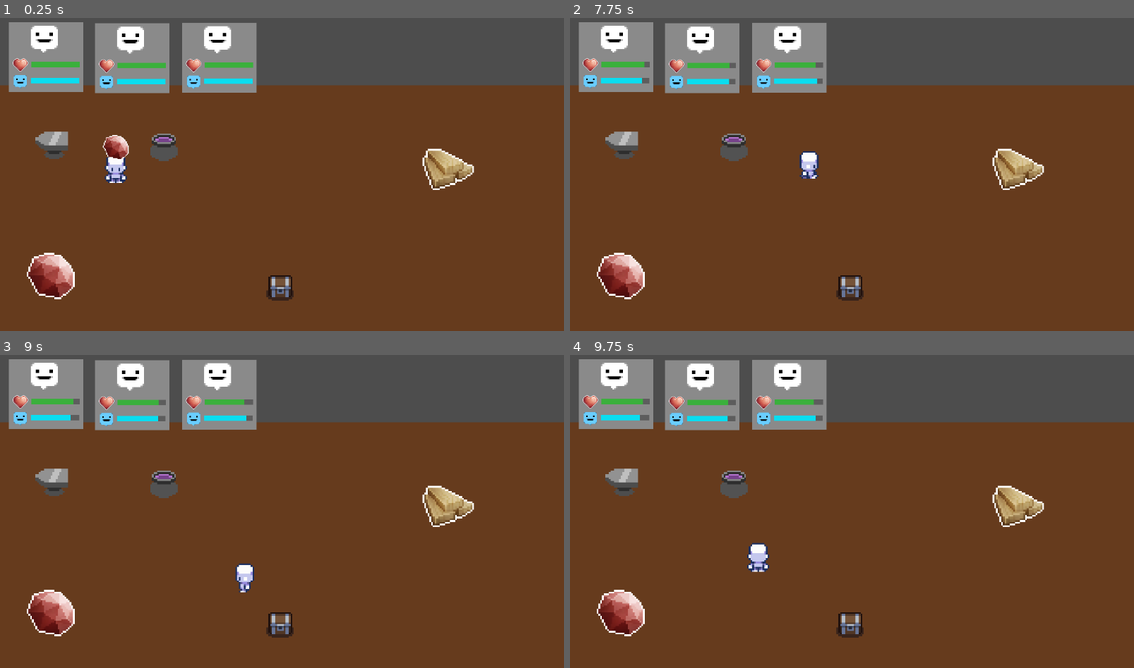
Above: before the commit, frames 1-4 (two rows, left to right).
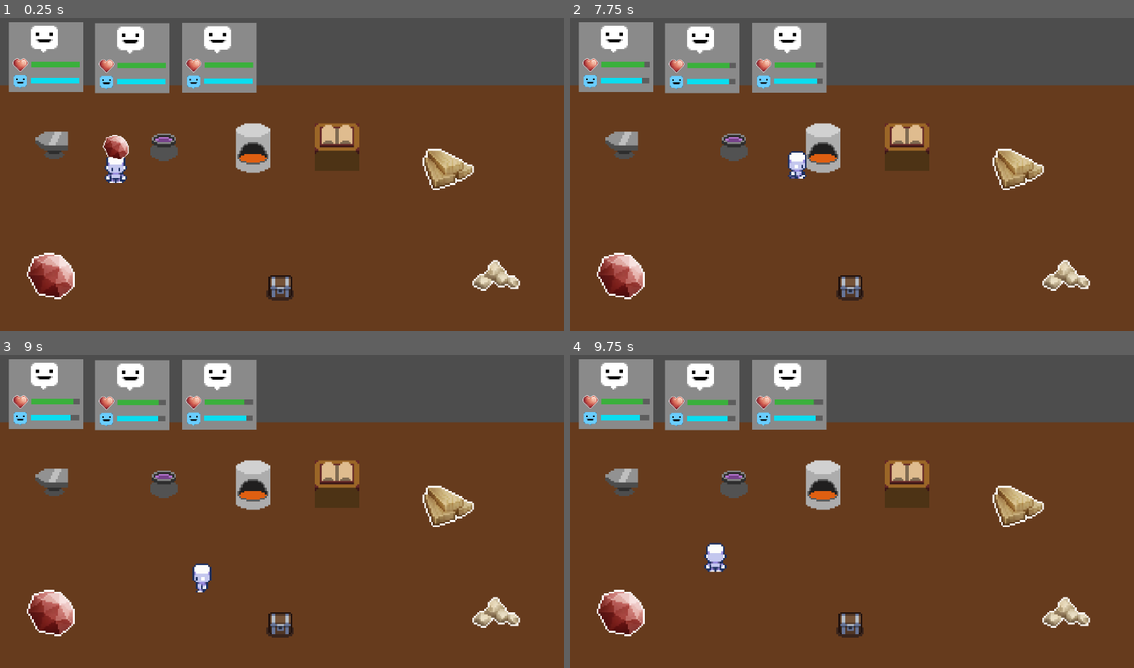
Above: after the commit, the same moments.

Repository: jpsalim21/LootPacker
Game: Godot game, scene res://Cenas/Workshop.tscn
The game is run twice, just before and just after one commit, with the same random seed, the same clock (stepped at 60 frames per second) and the same inputs.
Inputs:
- Up to frame 1 (0.25 s): no input
- Up to frame 2 (7.75 s): hold D (direita) 0.53-1.28 s; tap one key every 0.75 s from 0.6 s: E (interact) Space (minigame) Shift (run) E (interact) Space (minigame) Shift (run) E (interact) Space (minigame) Shift (run) E (interact); hold S (baixo) 1.28-2.03 s; hold D (direita) 2.03-2.78 s; hold W (cima) 2.78-3.53 s; hold A (esquerda) 3.53-5.03 s; hold S (baixo) 5.03-5.78 s; hold D (direita) 5.78-6.53 s; hold W (cima) 6.53-7.28 s; hold D (direita) from 7.28 s (still down)
- Up to frame 3 (9 s): release D (direita) at 8.03 s; hold S (baixo) 8.03-8.78 s; tap Space (minigame) at 8.1 s; hold A (esquerda) from 8.78 s (still down); tap Shift (run) at 8.85 s
- Up to frame 4 (9.75 s): release A (esquerda) at 9.53 s; hold W (cima) from 9.53 s (still down); tap E (interact) at 9.6 s

The runs differ from the first frame. In frame 1, 2.5% of the frame differs, in the area x 41-93%, y 33-88%; in frame 2, 2.8%; in frame 3, 3.0%; in frame 4, 3.1%, in the area x 23-93%, y 33-88%.

Commit message:
Cria fornalha, mesa encantada, itens e a classe aventureiro

Diff:
--- a/Cenas/Workshop.tscn
+++ b/Cenas/Workshop.tscn
@@ -13,6 +13,10 @@
 [ext_resource type="PackedScene" uid="uid://dmwu66isp4wy8" path="res://Prefabs/UI.tscn" id="12_0qqpj"]
 [ext_resource type="Resource" uid="uid://dq12gn426y8am" path="res://Items/madeira.tres" id="12_rkcy8"]
 [ext_resource type="Texture2D" uid="uid://c1tlgt05g43wh" path="res://Sprites/PlaceHolder/Quadrado.png" id="13_8sgd7"]
+[ext_resource type="PackedScene" uid="uid://dsb3v6hphb420" path="res://Prefabs/Fornalha.tscn" id="14_f4wes"]
+[ext_resource type="Resource" uid="uid://m67wulwr0b1g" path="res://Items/minerioFerro.tres" id="15_7elkp"]
+[ext_resource type="Resource" uid="uid://b8nodw5g0xack" path="res://Items/barraFerro.tres" id="16_5qsdj"]
+[ext_resource type="PackedScene" uid="uid://7o4s31xwqeqr" path="res://Prefabs/MesaEncantamento.tscn" id="17_l06ur"]
 
 [sub_resource type="RectangleShape2D" id="RectangleShape2D_hvt4o"]
 size = Vector2(11, 5)
@@ -257,13 +261,13 @@
 
 [node name="Forja" parent="." node_paths=PackedStringArray("player") instance=ExtResource("7_jul0y")]
 player = NodePath("../Player")
-itemReceita = ExtResource("12_rkcy8")
+itemReceita = ExtResource("16_5qsdj")
 
 [node name="Caldeirao" parent="." node_paths=PackedStringArray("player") instance=ExtResource("11_vpkt5")]
 position = Vector2(-69, -16)
 itemResultante = ExtResource("7_14qm4")
 player = NodePath("../Player")
-tempoMax = 12.0
+tempoMax = 15.0
 
 [node name="Ui" parent="." instance=ExtResource("12_0qqpj")]
 follow_viewport_scale = -1.075
@@ -271,6 +275,11 @@
 [node name="Fornecedor" parent="." node_paths=PackedStringArray("player") instance=ExtResource("11_k2e5d")]
 position = Vector2(-135, 60)
 itemEntregar = ExtResource("2_halj0")
+player = NodePath("../Player")
+
+[node name="Fornecedor3" parent="." node_paths=PackedStringArray("player") instance=ExtResource("11_k2e5d")]
+position = Vector2(125, 58)
+itemEntregar = ExtResource("15_7elkp")
 player = NodePath("../Player")
 
 [node name="Fornecedor2" parent="." node_paths=PackedStringArray("player") instance=ExtResource("11_k2e5d")]
@@ -293,5 +302,16 @@
 scale = Vector2(11.2188, 4.53125)
 texture = ExtResource("13_8sgd7")
 
+[node name="Fornalha" parent="." node_paths=PackedStringArray("player") instance=ExtResource("14_f4wes")]
+position = Vector2(-17, -16)
+ingrediente = ExtResource("15_7elkp")
+itemResultante = ExtResource("16_5qsdj")
+player = NodePath("../Player")
+tempoMax = 10.0
+
+[node name="MesaEncantamento" parent="." node_paths=PackedStringArray("player") instance=ExtResource("17_l06ur")]
+position = Vector2(32, -17)
+player = NodePath("../Player")
+
 [connection signal="body_entered" from="Chest/Area2D" to="Chest" method="_on_area_2d_body_entered"]
 [connection signal="body_exited" from="Chest/Area2D" to="Chest" method="_on_area_2d_body_exited"]
--- /dev/null
+++ b/Items/barraFerro.tres
@@ -0,0 +1,10 @@
+[gd_resource type="Resource" script_class="ItemClass" load_steps=3 format=3 uid="uid://b8nodw5g0xack"]
+
+[ext_resource type="Script" path="res://Scripts/Classes/ItemClass.gd" id="1_d8l8e"]
+[ext_resource type="Texture2D" uid="uid://dtlplou0hd7cb" path="res://Sprites/Itens/Silver Ingot.png" id="2_fpxge"]
+
+[resource]
+script = ExtResource("1_d8l8e")
+sprite = ExtResource("2_fpxge")
+itemIndex = 0
+nome = ""
--- /dev/null
+++ b/Items/cajado.tres
@@ -0,0 +1,10 @@
+[gd_resource type="Resource" script_class="ItemClass" load_steps=3 format=3 uid="uid://o6nmv1h1xik1"]
+
+[ext_resource type="Script" path="res://Scripts/Classes/ItemClass.gd" id="1_6epsw"]
+[ext_resource type="Texture2D" uid="uid://by05e3g6hgdmi" path="res://Sprites/Itens/Wooden Staff.png" id="2_xe4sm"]
+
+[resource]
+script = ExtResource("1_6epsw")
+sprite = ExtResource("2_xe4sm")
+itemIndex = 0
+nome = ""
--- /dev/null
+++ b/Items/minerioFerro.tres
@@ -0,0 +1,10 @@
+[gd_resource type="Resource" script_class="ItemClass" load_steps=3 format=3 uid="uid://m67wulwr0b1g"]
+
+[ext_resource type="Script" path="res://Scripts/Classes/ItemClass.gd" id="1_5l1yp"]
+[ext_resource type="Texture2D" uid="uid://bg0bj2enthnp5" path="res://Sprites/Itens/Silver Nugget.png" id="2_vthi0"]
+
+[resource]
+script = ExtResource("1_5l1yp")
+sprite = ExtResource("2_vthi0")
+itemIndex = 0
+nome = ""
--- /dev/null
+++ b/Prefabs/Fornalha.tscn
@@ -0,0 +1,89 @@
+[gd_scene load_steps=11 format=3 uid="uid://dsb3v6hphb420"]
+
+[ext_resource type="Script" path="res://Scripts/Estruturas/Caldeirao.gd" id="1_svnfq"]
+[ext_resource type="Resource" uid="uid://b4jn4fhtr2is5" path="res://Items/ruby.tres" id="2_qxbro"]
+[ext_resource type="Texture2D" uid="uid://jgnbp5ei85x" path="res://Sprites/Estruturas/Cenario5.png" id="3_vqvl6"]
+[ext_resource type="Texture2D" uid="uid://csn85e7wouhg2" path="res://Sprites/UI/Alarme.png" id="4_dlaco"]
+
+[sub_resource type="RectangleShape2D" id="RectangleShape2D_aqkik"]
+size = Vector2(20, 29)
+
+[sub_resource type="RectangleShape2D" id="RectangleShape2D_anosy"]
+size = Vector2(37, 48)
+
+[sub_resource type="StyleBoxFlat" id="StyleBoxFlat_ouvci"]
+bg_color = Color(0.121569, 0.121569, 0.121569, 0.627451)
+
+[sub_resource type="StyleBoxFlat" id="StyleBoxFlat_630r2"]
+bg_color = Color(0.105882, 0.729412, 0.0941176, 1)
+
+[sub_resource type="Animation" id="Animation_nmpca"]
+resource_name = "Aviso"
+length = 0.6
+loop_mode = 1
+tracks/0/type = "value"
+tracks/0/imported = false
+tracks/0/enabled = true
+tracks/0/path = NodePath(".:self_modulate")
+tracks/0/interp = 1
+tracks/0/loop_wrap = true
+tracks/0/keys = {
+"times": PackedFloat32Array(0, 0.137616, 0.591842),
+"transitions": PackedFloat32Array(36.7584, 1, 30.91),
+"update": 0,
+"values": [Color(1, 1, 1, 1), Color(1, 0, 0, 1), Color(1, 1, 1, 1)]
+}
+
+[sub_resource type="AnimationLibrary" id="AnimationLibrary_wfqq5"]
+_data = {
+"Aviso": SubResource("Animation_nmpca")
+}
+
+[node name="Fornalha" type="Node2D"]
+script = ExtResource("1_svnfq")
+ingrediente = ExtResource("2_qxbro")
+tempoMax = 20.0
+
+[node name="StaticBody2D" type="StaticBody2D" parent="."]
+
+[node name="CollisionShape2D" type="CollisionShape2D" parent="StaticBody2D"]
+position = Vector2(0, 1.5)
+shape = SubResource("RectangleShape2D_aqkik")
+
+[node name="Cenario2" type="Sprite2D" parent="."]
+texture = ExtResource("3_vqvl6")
+
+[node name="Area2D" type="Area2D" parent="."]
+
+[node name="CollisionShape2D" type="CollisionShape2D" parent="Area2D"]
+position = Vector2(0, 6)
+shape = SubResource("RectangleShape2D_anosy")
+
+[node name="ProgressBar" type="ProgressBar" parent="."]
+offset_left = -21.0
+offset_top = -17.0
+offset_right = 21.0
+offset_bottom = -12.0
+theme_override_styles/background = SubResource("StyleBoxFlat_ouvci")
+theme_override_styles/fill = SubResource("StyleBoxFlat_630r2")
+value = 4.54
+show_percentage = false
+
+[node name="Alarme" type="Sprite2D" parent="."]
+visible = false
+position = Vector2(-1.13687e-13, -18)
+scale = Vector2(0.4375, 0.4375)
+texture = ExtResource("4_dlaco")
+
+[node name="AnimationPlayer" type="AnimationPlayer" parent="Alarme"]
+libraries = {
+"": SubResource("AnimationLibrary_wfqq5")
+}
+autoplay = "Aviso"
+
+[node name="Timer" type="Timer" parent="."]
+wait_time = 2.0
+
+[connection signal="body_entered" from="Area2D" to="." method="_on_area_2d_body_entered"]
+[connection signal="body_exited" from="Area2D" to="." method="_on_area_2d_body_exited"]
+[connection signal="timeout" from="Timer" to="." method="_on_timer_timeout"]
--- /dev/null
+++ b/Prefabs/MesaEncantamento.tscn
@@ -0,0 +1,91 @@
+[gd_scene load_steps=12 format=3 uid="uid://7o4s31xwqeqr"]
+
+[ext_resource type="Script" path="res://Scripts/Estruturas/Caldeirao.gd" id="1_xgrim"]
+[ext_resource type="Resource" uid="uid://dq12gn426y8am" path="res://Items/madeira.tres" id="2_d3ehx"]
+[ext_resource type="Resource" uid="uid://o6nmv1h1xik1" path="res://Items/cajado.tres" id="3_enqul"]
+[ext_resource type="Texture2D" uid="uid://d1hk3wkcbflci" path="res://Sprites/Estruturas/Cenario3.png" id="3_l155n"]
+[ext_resource type="Texture2D" uid="uid://csn85e7wouhg2" path="res://Sprites/UI/Alarme.png" id="4_avnyj"]
+
+[sub_resource type="RectangleShape2D" id="RectangleShape2D_aqkik"]
+size = Vector2(26, 28)
+
+[sub_resource type="RectangleShape2D" id="RectangleShape2D_anosy"]
+size = Vector2(37, 48)
+
+[sub_resource type="StyleBoxFlat" id="StyleBoxFlat_ouvci"]
+bg_color = Color(0.121569, 0.121569, 0.121569, 0.627451)
+
+[sub_resource type="StyleBoxFlat" id="StyleBoxFlat_630r2"]
+bg_color = Color(0.105882, 0.729412, 0.0941176, 1)
+
+[sub_resource type="Animation" id="Animation_nmpca"]
+resource_name = "Aviso"
+length = 0.6
+loop_mode = 1
+tracks/0/type = "value"
+tracks/0/imported = false
+tracks/0/enabled = true
+tracks/0/path = NodePath(".:self_modulate")
+tracks/0/interp = 1
+tracks/0/loop_wrap = true
+tracks/0/keys = {
+"times": PackedFloat32Array(0, 0.137616, 0.591842),
+"transitions": PackedFloat32Array(36.7584, 1, 30.91),
+"update": 0,
+"values": [Color(1, 1, 1, 1), Color(1, 0, 0, 1), Color(1, 1, 1, 1)]
+}
+
+[sub_resource type="AnimationLibrary" id="AnimationLibrary_wfqq5"]
+_data = {
+"Aviso": SubResource("Animation_nmpca")
+}
+
+[node name="MesaEncantamento" type="Node2D"]
+script = ExtResource("1_xgrim")
+ingrediente = ExtResource("2_d3ehx")
+itemResultante = ExtResource("3_enqul")
+tempoMax = 20.0
+
+[node name="StaticBody2D" type="StaticBody2D" parent="."]
+
+[node name="CollisionShape2D" type="CollisionShape2D" parent="StaticBody2D"]
+position = Vector2(0, 2)
+shape = SubResource("RectangleShape2D_aqkik")
+
+[node name="Cenario2" type="Sprite2D" parent="."]
+texture = ExtResource("3_l155n")
+
+[node name="Area2D" type="Area2D" parent="."]
+
+[node name="CollisionShape2D" type="CollisionShape2D" parent="Area2D"]
+position = Vector2(0, 6)
+shape = SubResource("RectangleShape2D_anosy")
+
+[node name="ProgressBar" type="ProgressBar" parent="."]
+offset_left = -21.0
+offset_top = -17.0
+offset_right = 21.0
+offset_bottom = -12.0
+theme_override_styles/background = SubResource("StyleBoxFlat_ouvci")
+theme_override_styles/fill = SubResource("StyleBoxFlat_630r2")
+value = 4.54
+show_percentage = false
+
+[node name="Alarme" type="Sprite2D" parent="."]
+visible = false
+position = Vector2(-1.13687e-13, -18)
+scale = Vector2(0.4375, 0.4375)
+texture = ExtResource("4_avnyj")
+
+[node name="AnimationPlayer" type="AnimationPlayer" parent="Alarme"]
+libraries = {
+"": SubResource("AnimationLibrary_wfqq5")
+}
+autoplay = "Aviso"
+
+[node name="Timer" type="Timer" parent="."]
+wait_time = 2.0
+
+[connection signal="body_entered" from="Area2D" to="." method="_on_area_2d_body_entered"]
+[connection signal="body_exited" from="Area2D" to="." method="_on_area_2d_body_exited"]
+[connection signal="timeout" from="Timer" to="." method="_on_timer_timeout"]
--- /dev/null
+++ b/Scripts/Aventureiros/AventureiroClass.gd
@@ -0,0 +1,16 @@
+extends Resource
+class_name Aventureiro
+
+enum classe{
+	Guerreiro,
+	Mago,
+	Ranger
+}
+
+@export var sprite : Texture2D
+@export var classeAtual : classe
+
+@export var vidaMax : float
+var vida : float
+@export var interesseMax : float
+var interesse : float
Not shown: 1 places in Cenas/Workshop.tscn that only renumber resources
Binary file added: Sprites/Estruturas/Cenario5.png
Not shown, added: Sprites/Estruturas/Cenario5.png.import
Binary file added: Sprites/Itens/Silver Nugget.png
Not shown, added: Sprites/Itens/Silver Nugget.png.import
